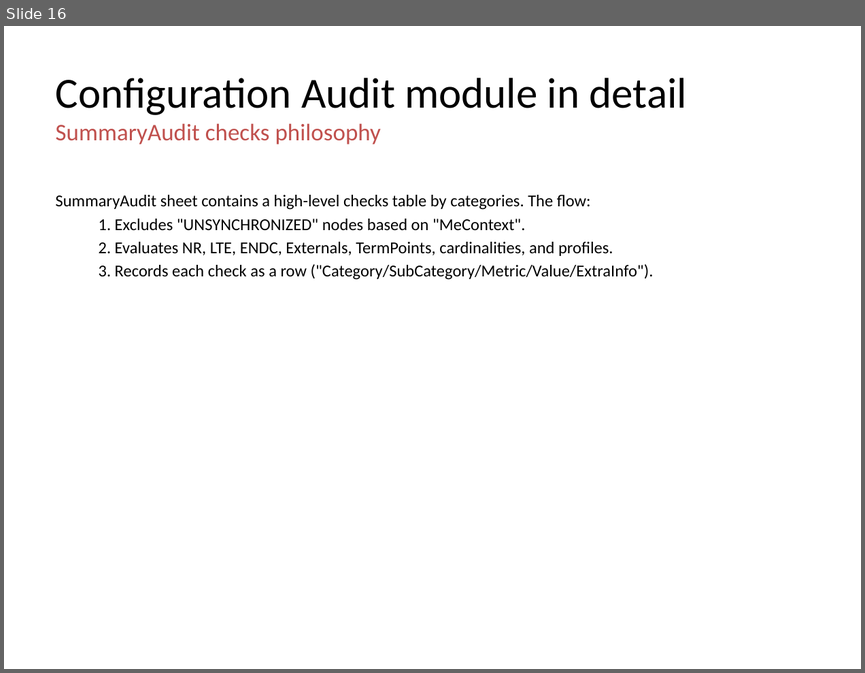
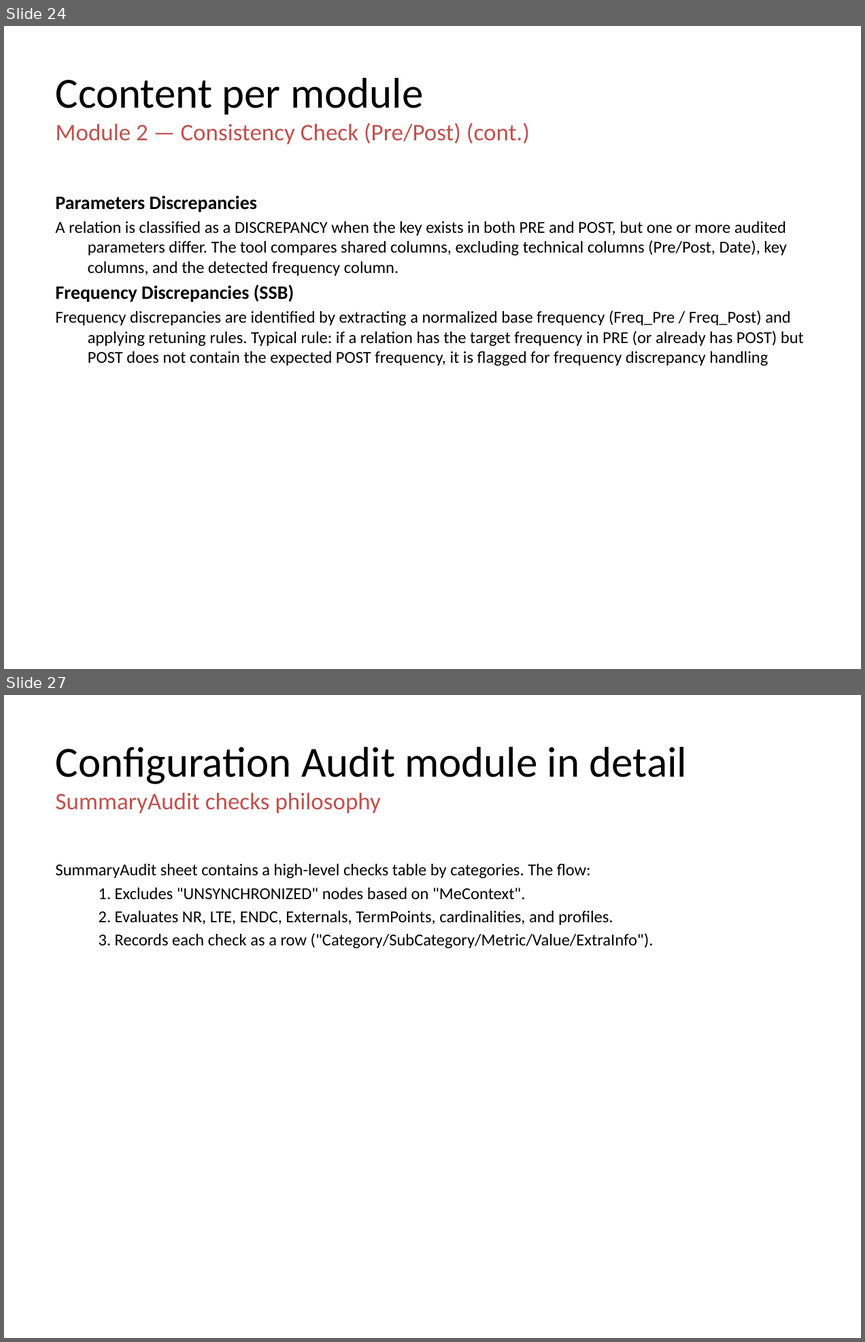
Before and after one commit to jaimetur/SSB_RetuningAutomations, a slide deck: help/User-Guide-SSB-Retuning-Automations-v0.7.4.pptx. Shown one above the other, each under a label of ours: slide 16 before the commit, slides 24 and 27 after it; the slides between them are not shown. The pictures are 865x673 and 865x1342 pixels, drawn with LibreOffice and Linux fonts; fonts in the diff are those of the drawing; background and template pictures are left out. Boxes give left, top, right and bottom in pixels: in the first picture for what was removed or moved away, otherwise in the second. Text is boxed around its words. In the diff, an @@ line names an element or a change of style, - is before the commit and + after.

```diff
--- a/help/User-Guide-SSB-Retuning-Automations-v0.7.4.pptx
+++ b/help/User-Guide-SSB-Retuning-Automations-v0.7.4.pptx
@@ slide 24 added at bbox=[4, 26, 861, 669], background #FFFFFF @@
@@ title added at bbox=[56, 78, 530, 144], 20 pt, text #C0504D @@
+Ccontent per module
+Module 2 — Consistency Check (Pre/Post) (cont.)
@@ text added at bbox=[56, 195, 804, 366], 14 pt, text #000000 @@
+Parameters Discrepancies
+A relation is classified as a DISCREPANCY when the key exists in both PRE and POST, but one or more audited parameters differ. The tool compares shared columns, excluding technical columns (Pre/Post, Date), key columns, and the detected frequency column.
+Frequency Discrepancies (SSB)
+Frequency discrepancies are identified by extracting a normalized base frequency (Freq_Pre / Freq_Post) and applying retuning rules. Typical rule: if a relation has the target frequency in PRE (or already has POST) but POST does not contain the expected POST frequency, it is flagged for frequency discrepancy handling
@@ what was slide 16 is now slide 27 @@
```
Also in this commit, not shown: 10 slides changed, 10 other slides added, 4 other files.
